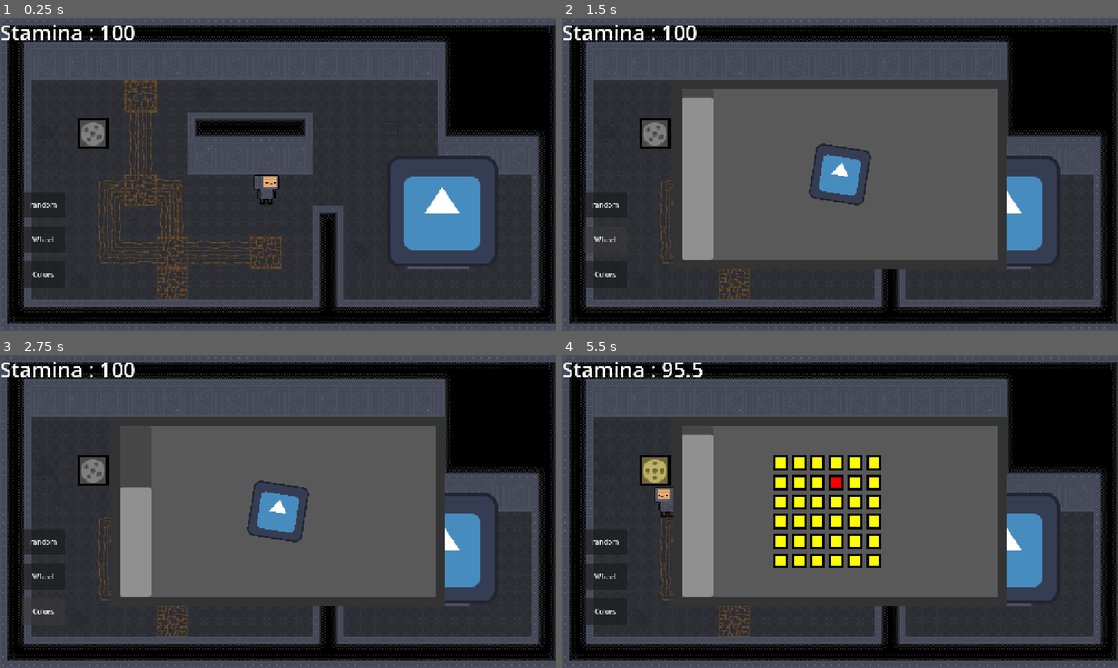
Above: before the commit, frames 1-4 (two rows, left to right).
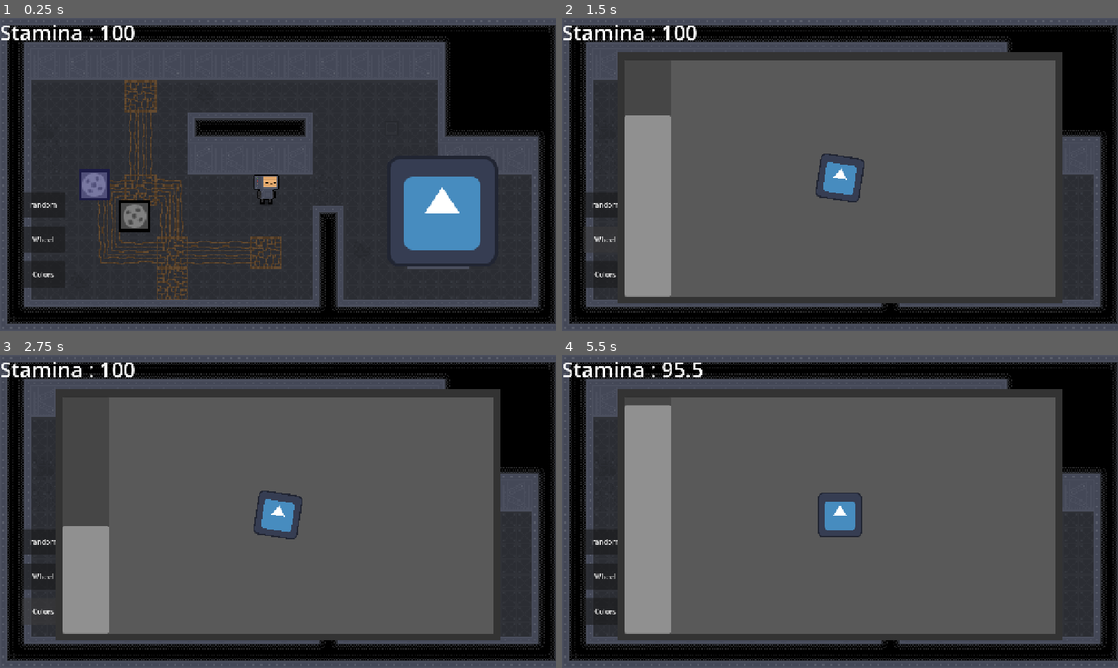
Above: after the commit, the same moments.

Repository: DuneRanger/MSI-GameJam
Game: Godot game, scene res://scenes/game/game.tscn
Two runs of this game, one before a commit and one after it. Both use one fixed random seed, a clock stepped at 60 frames per second and the inputs below. The engine's default icon, where the game draws it, is replaced by a stand-in: a white triangle on a blue panel in a dark square.
Inputs (mouse positions are in pixels of both pictures, inside the frame that each line leads up to):
- Up to frame 1 (0.25 s): no input
- Up to frame 2 (1.5 s): click "random" at 0.5 s; click "Wheel" at 1.25 s
- Up to frame 3 (2.75 s): click "Colors" at 2 s
- Up to frame 4 (5.5 s): move the mouse to (812, 574) at 2.77 s; hold W (move_up) 2.78-4.28 s; tap E (interact) at 2.85, 3.6, 4.55, 5.3 s; move the mouse to (1006, 558) at 3.52 s; move the mouse to (673, 464) at 4.27 s; hold A (move_left) from 4.28 s (still down); click (673, 464) at 4.35 s; move the mouse to (867, 511) at 5.02 s; tap Shift (sprint) at 5.1 s

The runs differ from the first frame. In frame 1, 1.5% of the frame differs, in the area x 14-27%, y 32-69%; in frame 2, 30%; in frame 3, 28%; in frame 4, 34%, in the area x 10-90%, y 10-92%.

Commit message:
add correct machine minigame linkage

Diff:
--- a/project.godot
+++ b/project.godot
@@ -21,6 +21,10 @@
 window/size/viewport_height=720
 window/stretch/mode="canvas_items"
 window/stretch/aspect="expand"
+
+[global_group]
+
+machines=""
 
 [input]
 
--- a/scenes/game/game.gd
+++ b/scenes/game/game.gd
@@ -4,9 +4,15 @@
 var chosen_minigame : Minigame = null
 var activated_machine: Machine = null
 
+var machine_dict : Dictionary[int, Machine] = {}
+
 func _ready() -> void:
+	var machine_idx = 1
 	for node in get_tree().get_nodes_in_group("machines"):
 		var machine := node as Machine
+		machine.id = machine_idx
+		machine_dict.set(machine_idx, machine)
+		machine_idx += 1
 		machine.minigame_requested.connect(_on_minigame_requested)
 
 func _process(delta: float) -> void:
@@ -25,14 +31,14 @@
 	link_chosen_minigame()
 
 func _on_minigame_requested(machine: Machine, minigame_id: int) -> void:
-	chosen_minigame = minigame_scenes[minigame_id].instantiate() as Minigame
+	chosen_minigame = machine.linked_minigame_scene.instantiate() as Minigame
 	activated_machine = machine
 	link_chosen_minigame()
 
 func link_chosen_minigame() -> void:
 	chosen_minigame.minigame_completed.connect(_on_minigame_success)
 	chosen_minigame.minigame_failed.connect(_on_minigame_fail)
-	$Control.add_child(chosen_minigame)
+	$MinigameHUD.add_child(chosen_minigame)
 	chosen_minigame.start_minigame()
 
 func _on_minigame_fail() -> void:
@@ -51,7 +57,7 @@
 
 func _on_minigame_leave_timer_timeout() -> void:
 	$Background.color = Color.SKY_BLUE
-	$Control.remove_child(chosen_minigame)
+	$MinigameHUD.remove_child(chosen_minigame)
 	chosen_minigame.queue_free()
 	chosen_minigame = null
 
--- a/scenes/game/game.tscn
+++ b/scenes/game/game.tscn
@@ -6,7 +6,8 @@
 [ext_resource type="PackedScene" uid="uid://crwocavy5kif" path="res://scenes/game/machines/minigames/steam_wheel.tscn" id="2_kelw5"]
 [ext_resource type="PackedScene" uid="uid://j4s1r411n22" path="res://scenes/game/machines/minigames/color_find.tscn" id="3_lfrn8"]
 [ext_resource type="PackedScene" uid="uid://bbxi0vokk4jgr" path="res://scenes/game/tilemap/tilemap.tscn" id="5_bdhmt"]
-[ext_resource type="PackedScene" uid="uid://lvebmnvqwohx" path="res://scenes/game/machines/machine.tscn" id="6_5i0tg"]
+[ext_resource type="PackedScene" uid="uid://b0wae3pnq5bxx" path="res://scenes/game/machines/machine_instances/steam_machine.tscn" id="7_bdhmt"]
+[ext_resource type="PackedScene" uid="uid://cqsyyggibtbjm" path="res://scenes/game/machines/machine_instances/color_machine.tscn" id="8_87uf6"]
 
 [sub_resource type="LabelSettings" id="LabelSettings_w1hta"]
 font_size = 48
@@ -96,14 +97,31 @@
 offset_bottom = 620.0
 text = "Colors"
 
-[node name="Node2D" parent="." unique_id=964389702 instance=ExtResource("6_5i0tg")]
-position = Vector2(214, 266)
-
 [node name="Label2" type="Label" parent="." unique_id=932806465]
 offset_right = 40.0
 offset_bottom = 23.0
 
-[connection signal="button_down" from="RandomGameButton" to="." method="_on_button_button_down"]
+[node name="MinigameHUD" type="CanvasLayer" parent="." unique_id=1928487069]
+offset = Vector2(128, 80)
+scale = Vector2(0.8, 0.8)
+transform = Transform2D(0.8, 0, 0, 0.8, 128, 80)
+follow_viewport_enabled = true
+
+[node name="ColorRect" type="ColorRect" parent="MinigameHUD" unique_id=1086004116]
+visible = false
+anchors_preset = 15
+anchor_right = 1.0
+anchor_bottom = 1.0
+grow_horizontal = 2
+grow_vertical = 2
+
+[node name="SteamMachine" parent="." unique_id=964389702 instance=ExtResource("7_bdhmt")]
+position = Vector2(217.00002, 384)
+
+[node name="ColorMachine" parent="." unique_id=749344749 instance=ExtResource("8_87uf6")]
+position = Vector2(310, 456)
+
+[connection signal="button_down" from="RandomGameButton" to="." method="_on_random_game_button"]
 [connection signal="timeout" from="MinigameLeaveTimer" to="." method="_on_minigame_leave_timer_timeout"]
 [connection signal="button_down" from="WheelButton" to="." method="_on_wheel_button_button_down"]
 [connection signal="button_down" from="ColorButton" to="." method="_on_color_button_button_down"]
--- a/scenes/game/machines/machine.tscn
+++ b/scenes/game/machines/machine.tscn
@@ -1,7 +1,6 @@
 [gd_scene format=3 uid="uid://lvebmnvqwohx"]
 
 [ext_resource type="Script" uid="uid://dujumfyffwvi7" path="res://scripts/game/machines/machine.gd" id="1_gbrlg"]
-[ext_resource type="Resource" uid="uid://b754jhyjl5yjm" path="res://scenes/game/machines/machine_type.tres" id="2_r0leb"]
 
 [sub_resource type="RectangleShape2D" id="RectangleShape2D_yeiif"]
 size = Vector2(48, 48)
@@ -11,11 +10,11 @@
 [sub_resource type="RectangleShape2D" id="RectangleShape2D_om7lw"]
 size = Vector2(24, 24)
 
-[node name="Node2D" type="Node2D" unique_id=964389702]
+[node name="Machine" type="Node2D" unique_id=964389702 node_paths=PackedStringArray("sprite") groups=["machines"]]
 z_index = 1
 scale = Vector2(3, 3)
 script = ExtResource("1_gbrlg")
-machine_type = ExtResource("2_r0leb")
+sprite = NodePath("AnimatedSprite2D")
 
 [node name="InteractionArea" type="Area2D" parent="." unique_id=1954596973]
 visibility_layer = 2
@@ -33,3 +32,6 @@
 
 [node name="CollisionShape2D" type="CollisionShape2D" parent="CollisionArea" unique_id=135855517]
 shape = SubResource("RectangleShape2D_om7lw")
+
+[connection signal="body_entered" from="InteractionArea" to="." method="_on_interaction_area_body_entered"]
+[connection signal="body_exited" from="InteractionArea" to="." method="_on_interaction_area_body_exited"]
--- /dev/null
+++ b/scenes/game/machines/machine_instances/color_machine.tscn
@@ -0,0 +1,12 @@
+[gd_scene format=3 uid="uid://cqsyyggibtbjm"]
+
+[ext_resource type="PackedScene" uid="uid://lvebmnvqwohx" path="res://scenes/game/machines/machine.tscn" id="1_qx5l1"]
+[ext_resource type="PackedScene" uid="uid://j4s1r411n22" path="res://scenes/game/machines/minigames/color_find.tscn" id="2_equko"]
+[ext_resource type="SpriteFrames" uid="uid://cs75kifgqknmd" path="res://scenes/game/machines/machine_instances/machine_1_spriteframes.tres" id="3_tabe7"]
+
+[node name="ColorMachine" unique_id=964389702 instance=ExtResource("1_qx5l1")]
+linked_minigame_scene = ExtResource("2_equko")
+
+[node name="AnimatedSprite2D" parent="." index="1" unique_id=970174829]
+sprite_frames = ExtResource("3_tabe7")
+animation = &"broken"
--- a/scenes/game/machines/machine_instances/machine_0.tscn
+++ /dev/null
@@ -1,35 +0,0 @@
-[gd_scene format=3 uid="uid://byfs3v1fa8pex"]
-
-[ext_resource type="Script" uid="uid://dujumfyffwvi7" path="res://scripts/game/machines/machine.gd" id="1_bhkri"]
-[ext_resource type="Resource" uid="uid://b46bwsx1fpkyb" path="res://scenes/game/machines/machine_instances/machine_type_0.tres" id="2_sfpy3"]
-
-[sub_resource type="RectangleShape2D" id="RectangleShape2D_yeiif"]
-size = Vector2(48, 48)
-
-[sub_resource type="SpriteFrames" id="SpriteFrames_2cqrr"]
-
-[sub_resource type="RectangleShape2D" id="RectangleShape2D_om7lw"]
-size = Vector2(24, 24)
-
-[node name="Node2D" type="Node2D" unique_id=964389702]
-z_index = 1
-scale = Vector2(3, 3)
-script = ExtResource("1_bhkri")
-machine_type = ExtResource("2_sfpy3")
-
-[node name="InteractionArea" type="Area2D" parent="." unique_id=1954596973]
-visibility_layer = 2
-collision_layer = 0
-collision_mask = 2
-
-[node name="CollisionShape2D" type="CollisionShape2D" parent="InteractionArea" unique_id=1147079626]
-shape = SubResource("RectangleShape2D_yeiif")
-
-[node name="AnimatedSprite2D" type="AnimatedSprite2D" parent="." unique_id=970174829]
-sprite_frames = SubResource("SpriteFrames_2cqrr")
-
-[node name="CollisionArea" type="StaticBody2D" parent="." unique_id=1406013370]
-collision_mask = 0
-
-[node name="CollisionShape2D" type="CollisionShape2D" parent="CollisionArea" unique_id=135855517]
-shape = SubResource("RectangleShape2D_om7lw")
--- /dev/null
+++ b/scenes/game/machines/machine_instances/machine_0_spriteframes.tres
@@ -0,0 +1,86 @@
+[gd_resource type="SpriteFrames" format=3 uid="uid://cs80mid484no3"]
+
+[ext_resource type="Texture2D" uid="uid://vrkndcgasfw0" path="res://assets/game/machines/machine_0_broken.png" id="1_5a360"]
+[ext_resource type="Texture2D" uid="uid://ctjt8up00y1sf" path="res://assets/game/machines/machine_0_overheated.png" id="2_4j7wp"]
+[ext_resource type="Texture2D" uid="uid://3x01so6sjh8i" path="res://assets/game/machines/machine_0_running.png" id="3_1x2x8"]
+
+[sub_resource type="AtlasTexture" id="AtlasTexture_4lws5"]
+atlas = ExtResource("1_5a360")
+region = Rect2(0, 0, 24, 24)
+
+[sub_resource type="AtlasTexture" id="AtlasTexture_xum40"]
+atlas = ExtResource("1_5a360")
+region = Rect2(24, 0, 24, 24)
+
+[sub_resource type="AtlasTexture" id="AtlasTexture_855kf"]
+atlas = ExtResource("1_5a360")
+region = Rect2(48, 0, 24, 24)
+
+[sub_resource type="AtlasTexture" id="AtlasTexture_5iq8h"]
+atlas = ExtResource("2_4j7wp")
+region = Rect2(0, 0, 24, 24)
+
+[sub_resource type="AtlasTexture" id="AtlasTexture_disod"]
+atlas = ExtResource("2_4j7wp")
+region = Rect2(24, 0, 24, 24)
+
+[sub_resource type="AtlasTexture" id="AtlasTexture_xl6ee"]
+atlas = ExtResource("2_4j7wp")
+region = Rect2(48, 0, 24, 24)
+
+[sub_resource type="AtlasTexture" id="AtlasTexture_6q0ja"]
+atlas = ExtResource("3_1x2x8")
+region = Rect2(0, 0, 24, 24)
+
+[sub_resource type="AtlasTexture" id="AtlasTexture_r3j8b"]
+atlas = ExtResource("3_1x2x8")
+region = Rect2(24, 0, 24, 24)
+
+[sub_resource type="AtlasTexture" id="AtlasTexture_0npp4"]
+atlas = ExtResource("3_1x2x8")
+region = Rect2(48, 0, 24, 24)
+
+[resource]
+animations = [{
+"frames": [{
+"duration": 1.0,
+"texture": SubResource("AtlasTexture_4lws5")
+}, {
+"duration": 1.0,
+"texture": SubResource("AtlasTexture_xum40")
+}, {
+"duration": 1.0,
+"texture": SubResource("AtlasTexture_855kf")
+}],
+"loop": 1,
+"name": &"broken",
+"speed": 5.0
+}, {
+"frames": [{
+"duration": 1.0,
+"texture": SubResource("AtlasTexture_5iq8h")
+}, {
+"duration": 1.0,
+"texture": SubResource("AtlasTexture_disod")
+}, {
+"duration": 1.0,
+"texture": SubResource("AtlasTexture_xl6ee")
+}],
+"loop": 1,
+"name": &"overheated",
+"speed": 5.0
+}, {
+"frames": [{
+"duration": 1.0,
+"texture": SubResource("AtlasTexture_6q0ja")
+}, {
+"duration": 1.0,
+"texture": SubResource("AtlasTexture_r3j8b")
+}, {
+"duration": 1.0,
+"texture": SubResource("AtlasTexture_0npp4")
+}],
+"loop": 1,
+"name": &"running",
+"speed": 5.0
+}]
--- a/scenes/game/machines/machine_instances/machine_1.tscn
+++ /dev/null
@@ -1,35 +0,0 @@
-[gd_scene format=3 uid="uid://d31c4ocwxkv7l"]
-
-[ext_resource type="Script" uid="uid://dujumfyffwvi7" path="res://scripts/game/machines/machine.gd" id="1_88jnw"]
-[ext_resource type="Resource" uid="uid://cted70u1ayu1e" path="res://scenes/game/machines/machine_instances/machine_type_1.tres" id="2_88jnw"]
-
-[sub_resource type="RectangleShape2D" id="RectangleShape2D_yeiif"]
-size = Vector2(48, 48)
-
-[sub_resource type="SpriteFrames" id="SpriteFrames_2cqrr"]
-
-[sub_resource type="RectangleShape2D" id="RectangleShape2D_om7lw"]
-size = Vector2(24, 24)
-
-[node name="Node2D" type="Node2D" unique_id=964389702]
-z_index = 1
-scale = Vector2(3, 3)
-script = ExtResource("1_88jnw")
-machine_type = ExtResource("2_88jnw")
-
-[node name="InteractionArea" type="Area2D" parent="." unique_id=1954596973]
-visibility_layer = 2
-collision_layer = 0
-collision_mask = 2
-
-[node name="CollisionShape2D" type="CollisionShape2D" parent="InteractionArea" unique_id=1147079626]
-shape = SubResource("RectangleShape2D_yeiif")
-
-[node name="AnimatedSprite2D" type="AnimatedSprite2D" parent="." unique_id=970174829]
-sprite_frames = SubResource("SpriteFrames_2cqrr")
-
-[node name="CollisionArea" type="StaticBody2D" parent="." unique_id=1406013370]
-collision_mask = 0
-
-[node name="CollisionShape2D" type="CollisionShape2D" parent="CollisionArea" unique_id=135855517]
-shape = SubResource("RectangleShape2D_om7lw")
--- /dev/null
+++ b/scenes/game/machines/machine_instances/machine_1_spriteframes.tres
@@ -0,0 +1,86 @@
+[gd_resource type="SpriteFrames" format=3 uid="uid://cs75kifgqknmd"]
+
+[ext_resource type="Texture2D" uid="uid://l3uykewna2vg" path="res://assets/game/machines/machine_1_broken.png" id="1_ddkym"]
+[ext_resource type="Texture2D" uid="uid://dxnmf2mmqh5u2" path="res://assets/game/machines/machine_1_overheated.png" id="2_e6d27"]
+[ext_resource type="Texture2D" uid="uid://h0lsdj51pcbp" path="res://assets/game/machines/machine_1_running.png" id="3_hnoqy"]
+
+[sub_resource type="AtlasTexture" id="AtlasTexture_e7crf"]
+atlas = ExtResource("1_ddkym")
+region = Rect2(0, 0, 24, 24)
+
+[sub_resource type="AtlasTexture" id="AtlasTexture_wvsmj"]
+atlas = ExtResource("1_ddkym")
+region = Rect2(24, 0, 24, 24)
+
+[sub_resource type="AtlasTexture" id="AtlasTexture_tbcl3"]
+atlas = ExtResource("1_ddkym")
+region = Rect2(48, 0, 24, 24)
+
+[sub_resource type="AtlasTexture" id="AtlasTexture_cc8dh"]
+atlas = ExtResource("2_e6d27")
+region = Rect2(0, 0, 24, 24)
+
+[sub_resource type="AtlasTexture" id="AtlasTexture_m1nkf"]
+atlas = ExtResource("2_e6d27")
+region = Rect2(24, 0, 24, 24)
+
+[sub_resource type="AtlasTexture" id="AtlasTexture_pq6dh"]
+atlas = ExtResource("2_e6d27")
+region = Rect2(48, 0, 24, 24)
+
+[sub_resource type="AtlasTexture" id="AtlasTexture_3k1ty"]
+atlas = ExtResource("3_hnoqy")
+region = Rect2(0, 0, 24, 24)
+
+[sub_resource type="AtlasTexture" id="AtlasTexture_t3io4"]
+atlas = ExtResource("3_hnoqy")
+region = Rect2(24, 0, 24, 24)
+
+[sub_resource type="AtlasTexture" id="AtlasTexture_54gqr"]
+atlas = ExtResource("3_hnoqy")
+region = Rect2(48, 0, 24, 24)
+
+[resource]
+animations = [{
+"frames": [{
+"duration": 1.0,
+"texture": SubResource("AtlasTexture_e7crf")
+}, {
+"duration": 1.0,
+"texture": SubResource("AtlasTexture_wvsmj")
+}, {
+"duration": 1.0,
+"texture": SubResource("AtlasTexture_tbcl3")
+}],
+"loop": 1,
+"name": &"broken",
+"speed": 5.0
+}, {
+"frames": [{
+"duration": 1.0,
+"texture": SubResource("AtlasTexture_cc8dh")
+}, {
+"duration": 1.0,
+"texture": SubResource("AtlasTexture_m1nkf")
+}, {
+"duration": 1.0,
+"texture": SubResource("AtlasTexture_pq6dh")
+}],
+"loop": 1,
+"name": &"overheated",
+"speed": 5.0
+}, {
+"frames": [{
+"duration": 1.0,
+"texture": SubResource("AtlasTexture_3k1ty")
+}, {
+"duration": 1.0,
+"texture": SubResource("AtlasTexture_t3io4")
+}, {
+"duration": 1.0,
+"texture": SubResource("AtlasTexture_54gqr")
+}],
+"loop": 1,
+"name": &"running",
+"speed": 5.0
+}]
--- a/scenes/game/machines/machine_instances/machine_type_0.tres
+++ /dev/null
@@ -1,94 +0,0 @@
-[gd_resource type="Resource" script_class="MachineType" format=3 uid="uid://b46bwsx1fpkyb"]
-
-[ext_resource type="Script" uid="uid://cerr72dbriu3h" path="res://scripts/game/machines/machine_type.gd" id="1_sd0eq"]
-[ext_resource type="Texture2D" uid="uid://vrkndcgasfw0" path="res://assets/game/machines/machine_0_broken.png" id="2_gedfp"]
-[ext_resource type="Texture2D" uid="uid://ctjt8up00y1sf" path="res://assets/game/machines/machine_0_overheated.png" id="3_aw1ou"]
-[ext_resource type="Texture2D" uid="uid://3x01so6sjh8i" path="res://assets/game/machines/machine_0_running.png" id="4_ekb0p"]
-
-[sub_resource type="AtlasTexture" id="AtlasTexture_ndv5a"]
-atlas = ExtResource("2_gedfp")
-region = Rect2(0, 0, 24, 24)
-
-[sub_resource type="AtlasTexture" id="AtlasTexture_2f1ta"]
-atlas = ExtResource("2_gedfp")
-region = Rect2(24, 0, 24, 24)
-
-[sub_resource type="AtlasTexture" id="AtlasTexture_yqurk"]
-atlas = ExtResource("2_gedfp")
-region = Rect2(48, 0, 24, 24)
-
-[sub_resource type="AtlasTexture" id="AtlasTexture_fs22f"]
-atlas = ExtResource("3_aw1ou")
-region = Rect2(0, 0, 24, 24)
-
-[sub_resource type="AtlasTexture" id="AtlasTexture_ihwgo"]
-atlas = ExtResource("3_aw1ou")
-region = Rect2(24, 0, 24, 24)
-
-[sub_resource type="AtlasTexture" id="AtlasTexture_rt5f4"]
-atlas = ExtResource("3_aw1ou")
-region = Rect2(48, 0, 24, 24)
-
-[sub_resource type="AtlasTexture" id="AtlasTexture_lg4rc"]
-atlas = ExtResource("4_ekb0p")
-region = Rect2(0, 0, 24, 24)
-
-[sub_resource type="AtlasTexture" id="AtlasTexture_8u6ff"]
-atlas = ExtResource("4_ekb0p")
-region = Rect2(24, 0, 24, 24)
-
-[sub_resource type="AtlasTexture" id="AtlasTexture_yu52m"]
-atlas = ExtResource("4_ekb0p")
-region = Rect2(48, 0, 24, 24)
-
-[sub_resource type="SpriteFrames" id="SpriteFrames_377cd"]
-animations = [{
-"frames": [{
-"duration": 1.0,
-"texture": SubResource("AtlasTexture_ndv5a")
-}, {
-"duration": 1.0,
-"texture": SubResource("AtlasTexture_2f1ta")
-}, {
-"duration": 1.0,
-"texture": SubResource("AtlasTexture_yqurk")
-}],
-"loop": 1,
-"name": &"broken",
-"speed": 5.0
-}, {
-"frames": [{
-"duration": 1.0,
-"texture": SubResource("AtlasTexture_fs22f")
-}, {
-"duration": 1.0,
-"texture": SubResource("AtlasTexture_ihwgo")
-}, {
-"duration": 1.0,
-"texture": SubResource("AtlasTexture_rt5f4")
-}],
-"loop": 1,
-"name": &"overheated",
-"speed": 5.0
-}, {
-"frames": [{
-"duration": 1.0,
-"texture": SubResource("AtlasTexture_lg4rc")
-}, {
-"duration": 1.0,
-"texture": SubResource("AtlasTexture_8u6ff")
-}, {
-"duration": 1.0,
-"texture": SubResource("AtlasTexture_yu52m")
-}],
-"loop": 1,
-"name": &"running",
-"speed": 5.0
-}]
-
-[resource]
-script = ExtResource("1_sd0eq")
-sprite_frames = SubResource("SpriteFrames_377cd")
-explosion_temperature = 300.0
-overheat_temperature = 150.0
-metadata/_custom_type_script = "uid://cerr72dbriu3h"
--- a/scenes/game/machines/machine_instances/machine_type_1.tres
+++ /dev/null
@@ -1,93 +0,0 @@
-[gd_resource type="Resource" script_class="MachineType" format=3 uid="uid://cted70u1ayu1e"]
-
-[ext_resource type="Script" uid="uid://cerr72dbriu3h" path="res://scripts/game/machines/machine_type.gd" id="1_ax0ck"]
-[ext_resource type="Texture2D" uid="uid://l3uykewna2vg" path="res://assets/game/machines/machine_1_broken.png" id="2_yuhlk"]
-[ext_resource type="Texture2D" uid="uid://dxnmf2mmqh5u2" path="res://assets/game/machines/machine_1_overheated.png" id="3_3ks6x"]
-[ext_resource type="Texture2D" uid="uid://h0lsdj51pcbp" path="res://assets/game/machines/machine_1_running.png" id="4_cmv3y"]
-
-[sub_resource type="AtlasTexture" id="AtlasTexture_xsldd"]
-atlas = ExtResource("2_yuhlk")
-region = Rect2(0, 0, 24, 24)
-
-[sub_resource type="AtlasTexture" id="AtlasTexture_44mjj"]
-atlas = ExtResource("2_yuhlk")
-region = Rect2(24, 0, 24, 24)
-
-[sub_resource type="AtlasTexture" id="AtlasTexture_ul2ci"]
-atlas = ExtResource("2_yuhlk")
-region = Rect2(48, 0, 24, 24)
-
-[sub_resource type="AtlasTexture" id="AtlasTexture_q3mwa"]
-atlas = ExtResource("3_3ks6x")
-region = Rect2(0, 0, 24, 24)
-
-[sub_resource type="AtlasTexture" id="AtlasTexture_8n7yl"]
-atlas = ExtResource("3_3ks6x")
-region = Rect2(24, 0, 24, 24)
-
-[sub_resource type="AtlasTexture" id="AtlasTexture_elycc"]
-atlas = ExtResource("3_3ks6x")
-region = Rect2(48, 0, 24, 24)
-
-[sub_resource type="AtlasTexture" id="AtlasTexture_kmxm1"]
-atlas = ExtResource("4_cmv3y")
-region = Rect2(0, 0, 24, 24)
-
-[sub_resource type="AtlasTexture" id="AtlasTexture_t4avd"]
-atlas = ExtResource("4_cmv3y")
-region = Rect2(24, 0, 24, 24)
-
-[sub_resource type="AtlasTexture" id="AtlasTexture_l0t6g"]
-atlas = ExtResource("4_cmv3y")
-region = Rect2(48, 0, 24, 24)
-
-[sub_resource type="SpriteFrames" id="SpriteFrames_377cd"]
-animations = [{
-"frames": [{
-"duration": 1.0,
-"texture": SubResource("AtlasTexture_xsldd")
-}, {
-"duration": 1.0,
-"texture": SubResource("AtlasTexture_44mjj")
-}, {
-"duration": 1.0,
-"texture": SubResource("AtlasTexture_ul2ci")
-}],
-"loop": 1,
-"name": &"broken",
-"speed": 5.0
-}, {
-"frames": [{
-"duration": 1.0,
-"texture": SubResource("AtlasTexture_q3mwa")
-}, {
-"duration": 1.0,
-"texture": SubResource("AtlasTexture_8n7yl")
-}, {
-"duration": 1.0,
-"texture": SubResource("AtlasTexture_elycc")
-}],
-"loop": 1,
-"name": &"overheated",
-"speed": 5.0
-}, {
-"frames": [{
-"duration": 1.0,
-"texture": SubResource("AtlasTexture_kmxm1")
-}, {
-"duration": 1.0,
-"texture": SubResource("AtlasTexture_t4avd")
-}, {
-"duration": 1.0,
-"texture": SubResource("AtlasTexture_l0t6g")
-}],
-"loop": 1,
-"name": &"running",
-"speed": 5.0
-}]
-
-[resource]
-script = ExtResource("1_ax0ck")
-sprite_frames = SubResource("SpriteFrames_377cd")
-minigame_id = 1
-metadata/_custom_type_script = "uid://cerr72dbriu3h"
--- /dev/null
+++ b/scenes/game/machines/machine_instances/steam_machine.tscn
@@ -0,0 +1,12 @@
+[gd_scene format=3 uid="uid://b0wae3pnq5bxx"]
+
+[ext_resource type="PackedScene" uid="uid://lvebmnvqwohx" path="res://scenes/game/machines/machine.tscn" id="1_1oaxp"]
+[ext_resource type="PackedScene" uid="uid://crwocavy5kif" path="res://scenes/game/machines/minigames/steam_wheel.tscn" id="2_55tnp"]
+[ext_resource type="SpriteFrames" uid="uid://cs80mid484no3" path="res://scenes/game/machines/machine_instances/machine_0_spriteframes.tres" id="2_rq7pc"]
+
+[node name="SteamMachine" unique_id=964389702 instance=ExtResource("1_1oaxp")]
+linked_minigame_scene = ExtResource("2_55tnp")
+
+[node name="AnimatedSprite2D" parent="." index="1" unique_id=970174829]
+sprite_frames = ExtResource("2_rq7pc")
+animation = &"running"
--- a/scripts/game/machines/machine.gd
+++ b/scripts/game/machines/machine.gd
@@ -3,14 +3,24 @@
 
 enum State { RUNNING, OVERHEATED, IN_MINIGAME, BROKEN }
 
-@export var machine_type: MachineType
+@export var sprite: AnimatedSprite2D
+@export var linked_minigame_scene : PackedScene
+var linked_minigame : Minigame
+
+# Heat parameters
+@export var spike_chance_per_second: float = 0.05
+@export var spike_multiplier: float = 1.5
+@export var explosion_temperature: float = 250.0
+@export var overheat_temperature: float = 100.0
+@export var heat_rate: float = 5.0
+
+# Minigame
+var minigame_id: int = 1
+@onready var interaction_area: Area2D = $InteractionArea
 
 var state: State = State.RUNNING
 var temperature: float = 0.0
 var player_in_range: bool = false
-
-@onready var sprite: AnimatedSprite2D = $AnimatedSprite2D
-@onready var interaction_area: Area2D = $InteractionArea
 
 var id: int = 0
 static var next_id: int = 0
@@ -24,23 +34,14 @@
 
 func _ready() -> void:
 	add_to_group("machines")
-	sprite.sprite_frames = machine_type.sprite_frames
-	interaction_area.body_entered.connect(on_body_entered)
-	interaction_area.body_exited.connect(on_body_exited)
 	enter_state(State.RUNNING)
+	linked_minigame = linked_minigame_scene.instantiate() as Minigame
 
 func turn_on_glow():
 	is_glowing = true
 
 func turn_off_glow():
 	is_glowing = false
-
-func get_sprite_rect() -> Rect2:
-	var texture = sprite.sprite_frames.get_frame_texture(sprite.animation, sprite.frame)
-	var size = texture.get_size() * sprite.scale
-	var top_left := sprite.position + sprite.offset * sprite.scale
-	if sprite.centered: top_left -= size / 2.0
-	return Rect2(top_left, size)
 
 func _process(delta: float) -> void:
 	process_state(delta)
@@ -50,15 +51,18 @@
 	else:
 		sprite.modulate = Color(1, 1, 1)
 
-func on_body_entered(body: Node2D) -> void:
-	if body.is_in_group("player"):
+func _on_interaction_area_body_entered(body: Node2D) -> void:
+	print("Something entered")
+	if body is Player:
 		player_in_range = true
 		body.add_nearby_machine(self)
+		print("Player entered")
 
-func on_body_exited(body: Node2D) -> void:
-	if body.is_in_group("player"):
+func _on_interaction_area_body_exited(body: Node2D) -> void:
+	if body is Player:
 		player_in_range = false
 		body.remove_nearby_machine(self)
+		print("Player exited")
 
 func change_state(new_state: State) -> void:
 	if new_state == state: return
@@ -92,29 +96,27 @@
 	match (state):
 		State.RUNNING:
 			update_temperature(delta)
-			if temperature > machine_type.overheat_temperature:
+			if temperature > overheat_temperature:
 				change_state(State.OVERHEATED)
 		State.OVERHEATED:
 			update_temperature(delta)
-			if temperature > machine_type.explosion_temperature:
+			if temperature > explosion_temperature:
 				change_state(State.BROKEN)
 			pass
 		State.IN_MINIGAME: pass
 		State.BROKEN: pass
 
 func update_temperature(delta: float) -> void:
-	temperature += machine_type.heat_rate * delta
-	if (randf() < machine_type.spike_chance_per_second * delta):
-		temperature *= machine_type.spike_multiplier
+	temperature += heat_rate * delta
+	if (randf() < spike_chance_per_second * delta):
+		temperature *= spike_multiplier
 
 func interact() -> void:
-	#if not player_in_range or state != State.OVERHEATED:
-		#return
 	start_minigame()
 
 func start_minigame() -> void:
 	print("Starting minigame for machine ", id)
-	minigame_requested.emit(self, machine_type.minigame_id)
+	minigame_requested.emit(self, minigame_id)
 	change_state(State.IN_MINIGAME)
 
 func on_minigame_success() -> void:
@@ -123,7 +125,7 @@
 	change_state(State.RUNNING)
 
 func on_minigame_failed() -> void:
-	temperature *= machine_type.spike_multiplier
+	temperature *= spike_multiplier
 	print("Minigame failed, temperature: ", temperature)
 	# change to overheated, because minigames should only run when overheated
 	# but for debugging, they run whenever
--- a/scripts/game/player/player.gd
+++ b/scripts/game/player/player.gd
@@ -1,4 +1,4 @@
-extends CharacterBody2D
+class_name Player extends CharacterBody2D
 
 @export var timer_sfx_steps: Timer
 @export var audio_player_steps: AudioStreamPlayer2D
